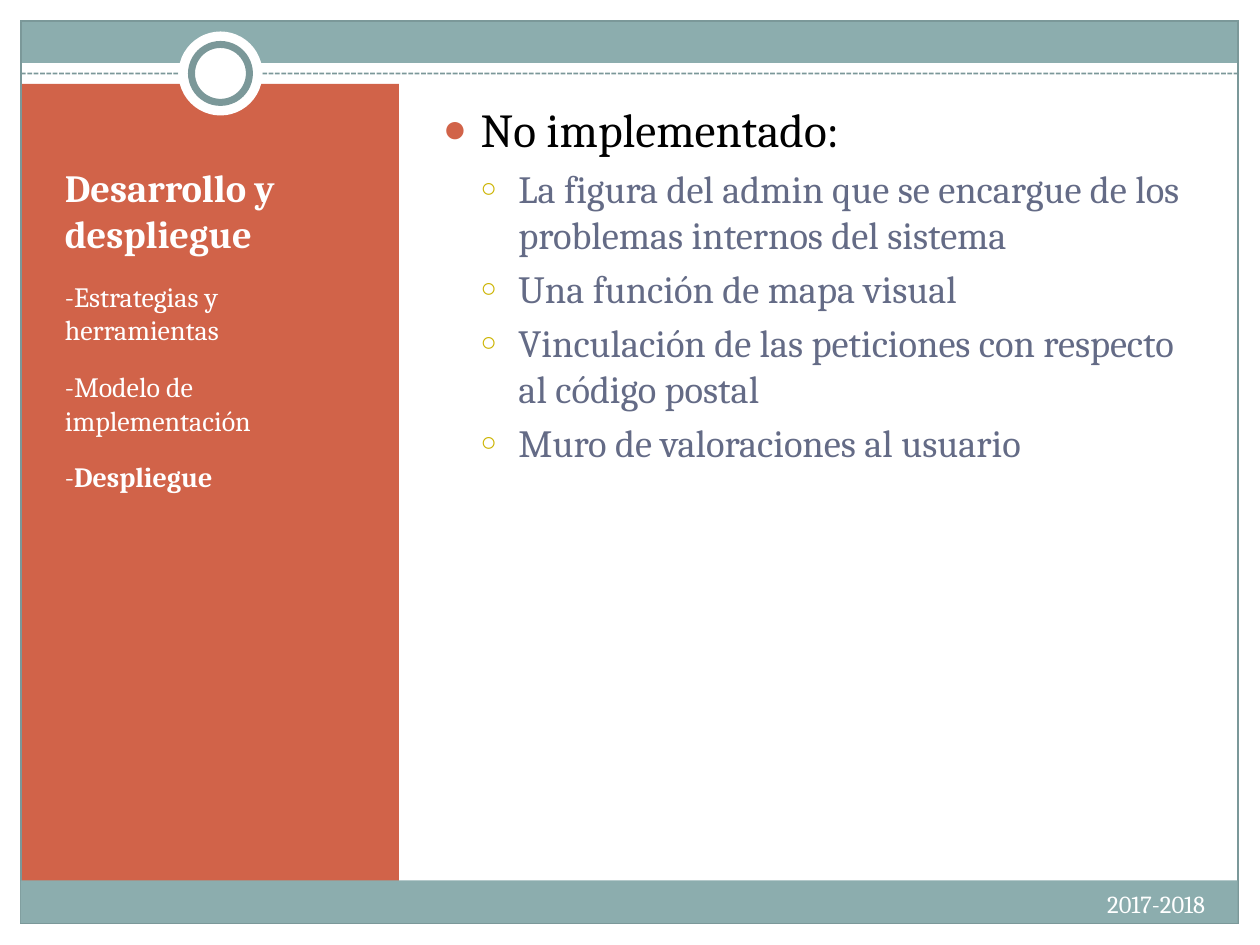
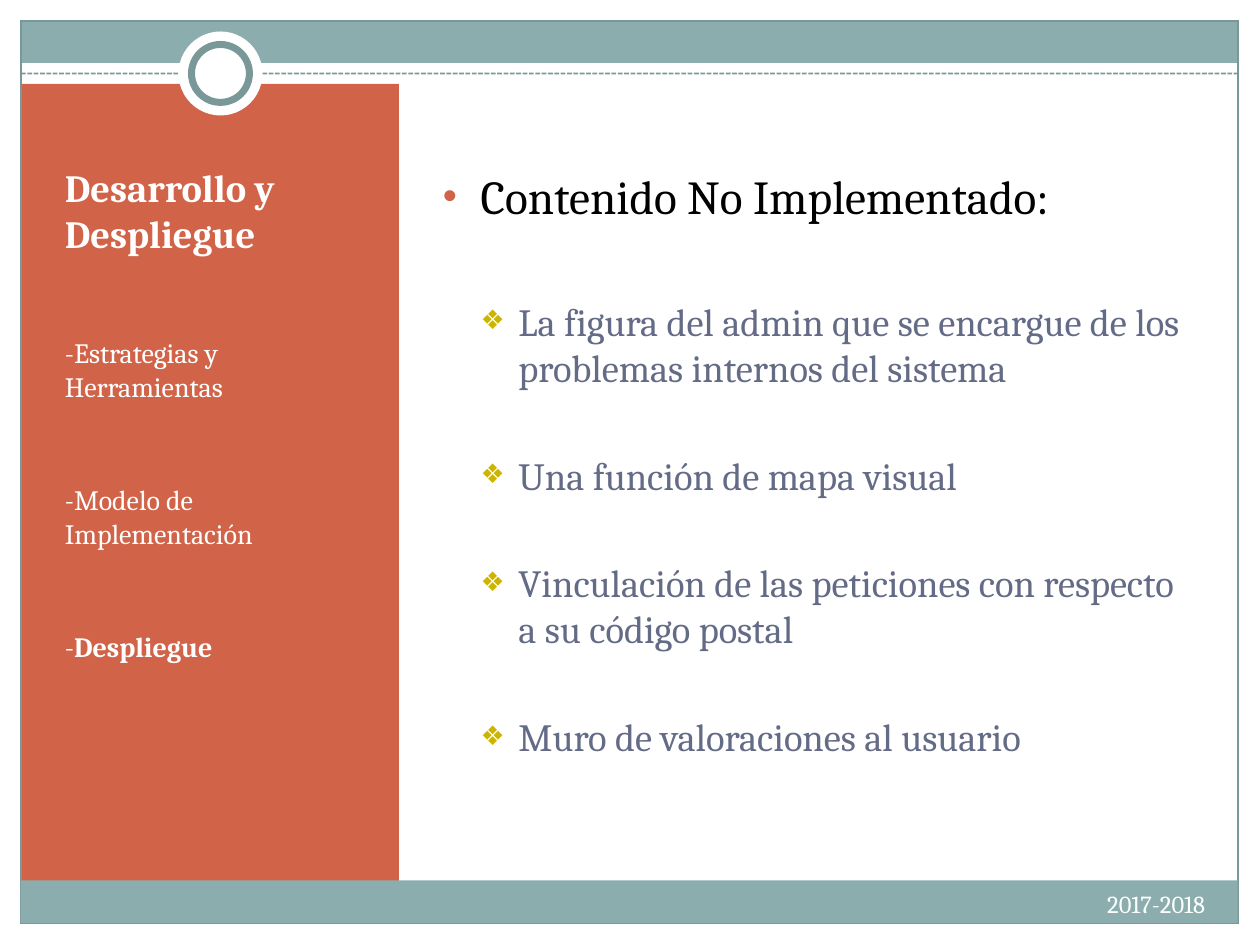
Before and after one commit to albertoaguileram/dsd, a slide deck: slide 19 of IntroIngSoft.PresentacionesFinales.pptx. Drawn at 1260x945 pixels with LibreOffice and Linux fonts; fonts in the diff are those of the drawing. Boxes give left, top, right and bottom in pixels: in the first picture for what was removed or moved away, otherwise in the second. Text is boxed around its words. In the diff, an @@ line names an element or a change of style, - is before the commit and + after.

```diff
--- a/IntroIngSoft.PresentacionesFinales.pptx
+++ b/IntroIngSoft.PresentacionesFinales.pptx
@@ title at bbox=[65, 175, 275, 257]: text changed @@
-Desarrollo y despliegue
+Desarrollo y Despliegue
@@ text at bbox=[481, 181, 1049, 224]: text changed @@
-● No implementado:
+• Contenido No Implementado:
@@ text at bbox=[518, 309, 1179, 751]: bullet ○ to ❖ @@
@@ text at bbox=[65, 344, 253, 550]: text changed @@
--Estrategias y herramientas
--Modelo de implementación
+-Estrategias y Herramientas
+-Modelo de Implementación
@@ text at bbox=[518, 570, 1173, 652]: text changed @@
-  ○ Vinculación de las peticiones con respecto al código postal
+  ❖ Vinculación de las peticiones con respecto a su código postal
```
Also in this commit, not shown: 17 other slides changed.
